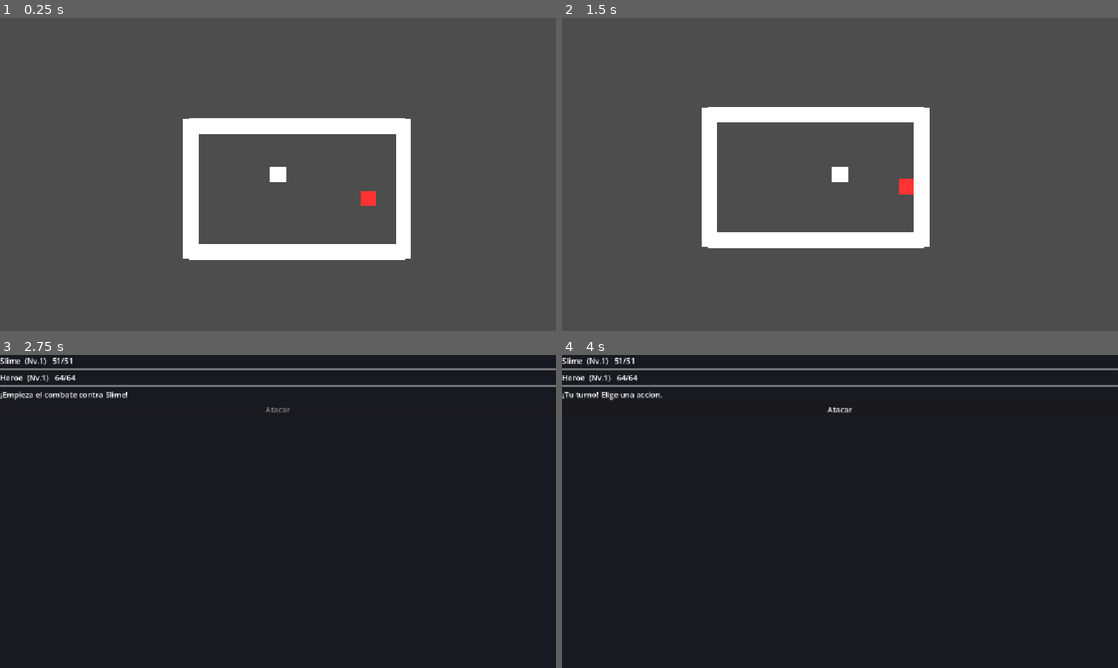
Above: before the commit, frames 1-4 (two rows, left to right).
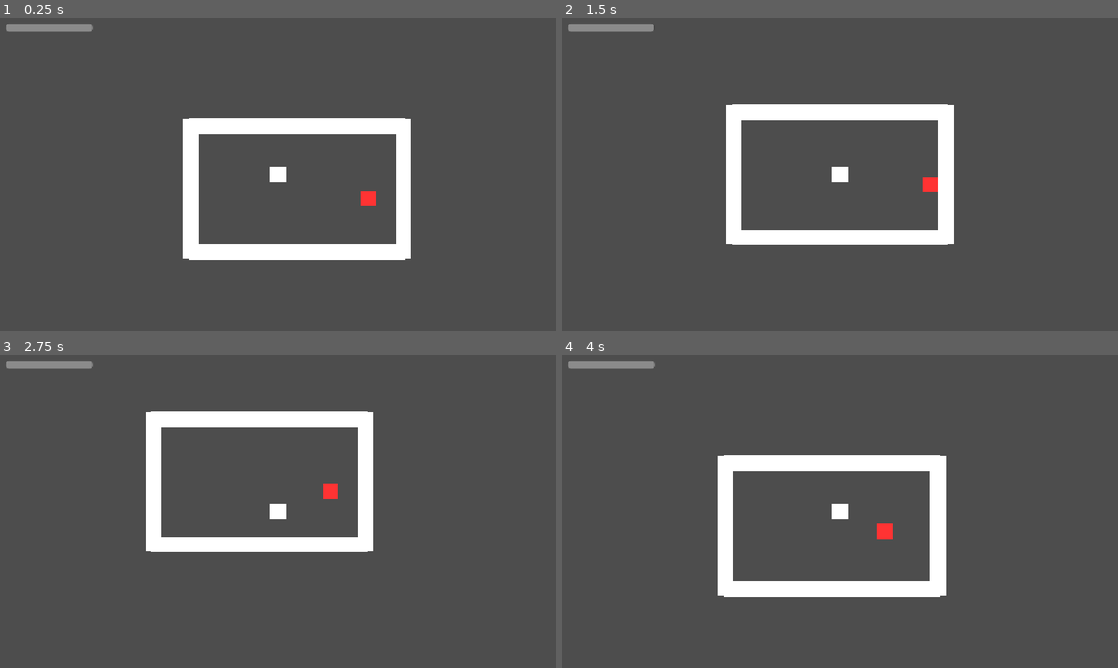
Above: after the commit, the same moments.

Repository: FurrionHD/prototipo-rpg-mazmorras
Game: Godot game, scene res://scenes/levels/main.tscn
Same seed, same stepped clock (60 frames per second), same inputs: the game is played once before the commit and once after it.
Inputs:
- Up to frame 1 (0.25 s): no input
- Up to frame 2 (1.5 s): hold D (move_right) 0.53-1.28 s; hold Ctrl 0.53-1.28 s; tap Shift at 0.8, 1.35 s; hold S (move_down) from 1.28 s (still down)
- Up to frame 3 (2.75 s): tap Ctrl at 1.55 s; release S (move_down) at 2.03 s; hold D (move_right) from 2.03 s (still down); hold Ctrl from 2.03 s (still down); tap Shift at 2.3 s
- Up to frame 4 (4 s): release D (move_right) at 2.78 s; release Ctrl at 2.78 s; hold W (move_up) 2.78-3.53 s; tap Shift at 2.85, 3.8 s; tap Ctrl at 3.05 s; hold A (move_left) from 3.53 s (still down); hold Ctrl from 3.53 s (still down)

The runs differ from the first frame. In frame 1, 0.4% of the frame differs, in the area x 1-17%, y 2-5%; in frame 2, 6.5%; in frame 3, 100%; in frame 4, 100%, in the area x 0-100%, y 0-100%.

Commit message:
KAN-44 KAN-45 KAN-46: Movimiento (sigilo/andar/correr) + aguante
player.gd con tres velocidades: Ctrl = sigilo, normal = andar, Shift =
correr (gasta aguante). Aguante maximo segun base + Resistencia + Agilidad
(stats del jugador en Game), se vacia al correr y se recupera al parar.
Barra de aguante en pantalla (creada por codigo). Base del sistema de
sigilo (Epic KAN-43); falta la vision/oido del enemigo.

Co-Authored-By: Claude Opus 4.8 <noreply@anthropic.com>

Diff:
--- a/scripts/actors/player/player.gd
+++ b/scripts/actors/player/player.gd
@@ -1,41 +1,91 @@
 # ============================================================
 #  player.gd
-#  Controla el MOVIMIENTO del jugador en la exploración (top-down).
-#  Se engancha a un nodo CharacterBody2D (la escena player.tscn).
-#  Fase 1 del proyecto: solo moverse. Sin animaciones (placeholder cuadrado).
+#  Movimiento del jugador en la exploracion (top-down), con TRES velocidades:
+#    - Ctrl  : sigilo (despacio y silencioso)
+#    - normal: andar
+#    - Shift : correr (rapido y ruidoso) -> gasta AGUANTE
+#  El aguante maximo depende de Resistencia y Agilidad (stats del jugador,
+#  guardadas en el autoload Game). Se vacia al correr y se recupera al parar.
 # ============================================================
 
-# "extends CharacterBody2D" = este script ES un CharacterBody2D,
-# o sea hereda todas sus propiedades y funciones (como velocity y move_and_slide).
 extends CharacterBody2D
 
+# Velocidad base (andar) y multiplicadores de los otros modos.
+@export var walk_speed: float = 120.0
+@export var sneak_multiplier: float = 0.45  # sigilo: ~54 px/s
+@export var run_multiplier: float = 1.7     # correr: ~204 px/s
 
-# @export hace que esta variable APAREZCA en el Inspector de Godot,
-# así podrás cambiar la velocidad desde el editor sin tocar el código.
-# Está en píxeles por segundo.
-@export var speed: float = 120.0
+# --- Aguante (stamina) ---
+@export var base_stamina: float = 100.0
+@export var stamina_per_resistencia: float = 0.15  # extra por Resistencia
+@export var stamina_per_agilidad: float = 0.05     # extra por Agilidad
+@export var run_drain: float = 35.0       # aguante/seg al correr
+@export var stamina_regen: float = 20.0   # aguante/seg recuperando
+
+var max_stamina: float = 100.0
+var current_stamina: float = 100.0
+
+# Modo de movimiento actual (lo usa el enemigo para el "ruido"):
+# 0 = sigilo, 1 = andar, 2 = correr.
+var movement_mode: int = 1
+
+# Barra de aguante (se crea por codigo, ver _crear_barra_aguante).
+var _stamina_bar: ProgressBar = null
 
 
-# _physics_process() lo llama Godot automáticamente en CADA frame de física
-# (un ritmo fijo y estable, ideal para movimiento). El parámetro "delta" es
-# el tiempo entre frames; aquí no lo usamos (por eso el "_" delante).
-func _physics_process(_delta: float) -> void:
-	# Input.get_vector() lee las 4 acciones de input (las definimos en
-	# project.godot) y devuelve un Vector2 con la dirección.
-	# Ventaja: ya viene NORMALIZADO, así moverse en diagonal NO es más
-	# rápido que moverse en recto (un error muy típico).
-	#   - x negativo = izquierda, x positivo = derecha
-	#   - y negativo = arriba,    y positivo = abajo
+func _ready() -> void:
+	_stamina_bar = _crear_barra_aguante()
+
+	# Aguante maximo segun las stats del jugador (Resistencia y Agilidad).
+	max_stamina = base_stamina \
+		+ Game.player_resistencia * stamina_per_resistencia \
+		+ Game.player_agilidad * stamina_per_agilidad
+	current_stamina = max_stamina
+	_stamina_bar.max_value = max_stamina
+	_stamina_bar.value = current_stamina
+
+
+func _physics_process(delta: float) -> void:
 	var direction: Vector2 = Input.get_vector(
-		"move_left", "move_right", "move_up", "move_down"
-	)
+		"move_left", "move_right", "move_up", "move_down")
+	var moving: bool = direction != Vector2.ZERO
 
-	# "velocity" es una propiedad que YA trae CharacterBody2D.
-	# La rellenamos: dirección (hacia dónde) por velocidad (cómo de rápido).
+	# Modo segun teclas (Ctrl = sigilo tiene prioridad sobre Shift = correr).
+	var sneaking: bool = Input.is_key_pressed(KEY_CTRL)
+	var running: bool = Input.is_key_pressed(KEY_SHIFT) and not sneaking \
+		and moving and current_stamina > 0.0
+
+	var speed: float = walk_speed
+	if sneaking:
+		speed = walk_speed * sneak_multiplier
+		movement_mode = 0
+	elif running:
+		speed = walk_speed * run_multiplier
+		movement_mode = 2
+	else:
+		movement_mode = 1
+
+	# Aguante: baja al correr, se recupera en cualquier otro caso.
+	if running:
+		current_stamina = maxf(0.0, current_stamina - run_drain * delta)
+	else:
+		current_stamina = minf(max_stamina, current_stamina + stamina_regen * delta)
+	_stamina_bar.value = current_stamina
+
 	velocity = direction * speed
+	move_and_slide()
 
-	# move_and_slide() mueve el cuerpo usando "velocity" y resuelve
-	# colisiones automáticamente (cuando tengamos paredes, en la Fase 2).
-	# OJO: NO hay que multiplicar por delta aquí; move_and_slide() ya lo
-	# tiene en cuenta internamente al ser un cuerpo físico.
-	move_and_slide()
+
+# Crea una barrita de aguante en pantalla (arriba a la izquierda).
+# Va en su propia CanvasLayer para que no la mueva la camara.
+func _crear_barra_aguante() -> ProgressBar:
+	var layer := CanvasLayer.new()
+	layer.layer = 10
+	add_child(layer)
+
+	var bar := ProgressBar.new()
+	bar.show_percentage = false
+	bar.custom_minimum_size = Vector2(180, 16)
+	bar.position = Vector2(12, 12)
+	layer.add_child(bar)
+	return bar
